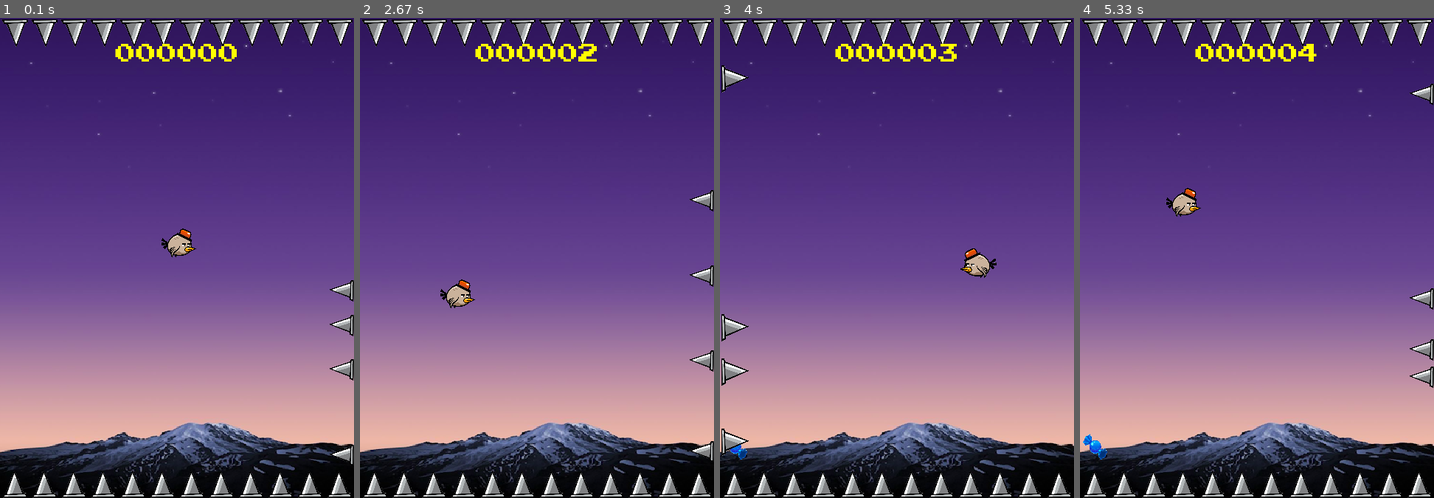
Above: before the commit, frames 1-4 (left to right).
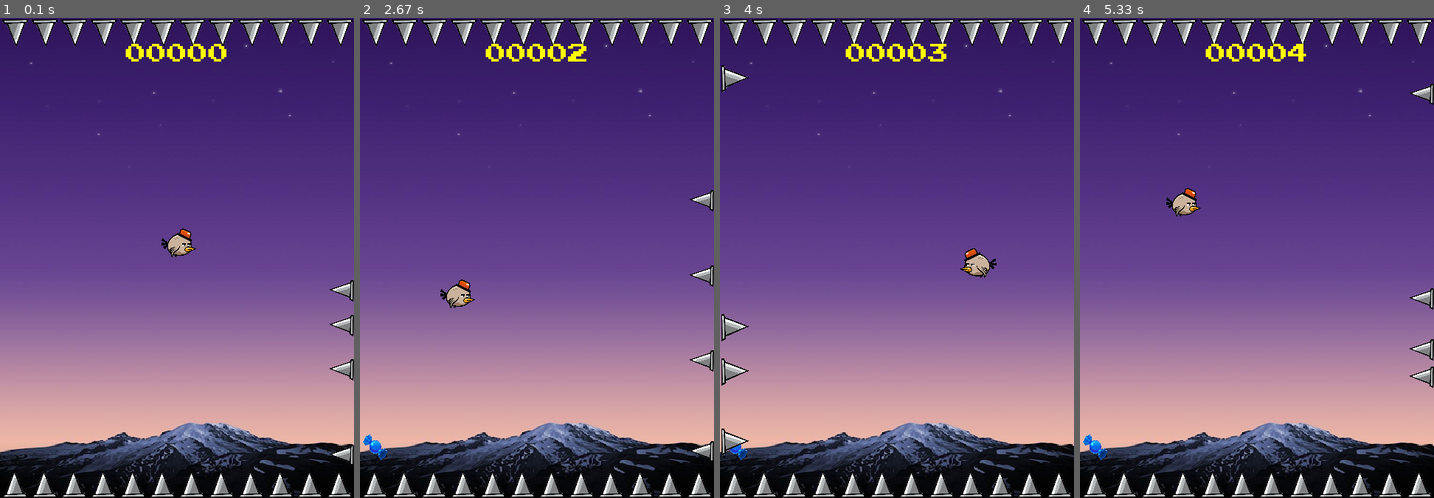
Above: after the commit, the same moments.

Repository: vitorpadovani/Pygame
Game: pygame game, started from main.py
Same seed, same stepped clock (60 frames per second), same inputs: the game is played once before the commit and once after it.
Inputs:
- Up to frame 1 (0.1 s): no input
- Up to frame 2 (2.67 s): tap Space at 0.33, 0.73, 1.03, 1.23, 1.57, 1.87, 2.63 s
- Up to frame 3 (4 s): tap Space at 2.97, 3.27, 3.8 s
- Up to frame 4 (5.33 s): tap Space at 4.1, 4.47, 4.87, 5.17 s

The runs differ from the first frame. In frame 1, 0.7% of the frame differs, in the area x 32-67%, y 5-10%; in frame 2, 0.8%, in the area x 0-67%, y 5-92%; in frame 3, 0.7%; in frame 4, 0.7%.

Commit message:
tentativa

Diff:
--- a/main.py
+++ b/main.py
@@ -215,8 +215,8 @@
 all_espinhos = pygame.sprite.Group()
 esp_e = pygame.sprite.Group()
 esp_d = pygame.sprite.Group()
+batida =  pygame.sprite.Group()
 bala_azul = pygame.sprite.Group()
-bala_preta = pygame.sprite.Group()
 bala_rosa = pygame.sprite.Group()
 bala_roxa = pygame.sprite.Group()
 bala_laranja = pygame.sprite.Group()
@@ -272,6 +272,7 @@
     if len(hits) == 0 and len(hits1) == 0 and len(hits2) == 0 and len(hits3) == 0: #and len(hits4) == 0:
         bala_rosa.add(balinha1)
 
+
 # ----- Inicia estruturas de dados
 game = True
 clock = pygame.time.Clock()
@@ -286,9 +287,12 @@
 all_espinhos.add(all_espinhos_cima)
 all_espinhos.add(all_espinhos_baixo)
 
-
 esp_e.add(all_espinhos_e)
 esp_d.add(all_espinhos_d)
+batida.add(all_espinhos_e)
+batida.add(all_espinhos_d)
+batida.add(all_espinhos_cima)
+batida.add(all_espinhos_baixo)
 
 # ===== Loop principal =====
 pygame.mixer.music.play(loops=-1)
@@ -315,10 +319,10 @@
     window.blit(background, (0, 0))
     # Desenha os sprites
     all_sprites.draw(window)
-    if player.score >= 3:
+    if player.score >= 2:
         bala_azul.draw(window)
 
-    if player.score >= 8:
+    if player.score >= 6:
         bala_rosa.draw(window)
 
     if player.indo_direita == True:
@@ -351,7 +355,7 @@
                 esp_d.add(espinho)
 
 
-    hits = pygame.sprite.spritecollide(player, all_espinhos, False, pygame.sprite.collide_mask)
+    hits = pygame.sprite.spritecollide(player, batida, False, pygame.sprite.collide_mask)
     if len(hits) != 0 and player.cor != 'rosa':
         game = False
 
@@ -370,7 +374,7 @@
         bala_sound.play()
 
     # Desenhando o score
-    text_surface = fonte_score.render("{:06d}".format(player.score), True, (255, 255, 0))
+    text_surface = fonte_score.render("{:05d}".format(player.score), True, (255, 255, 0))
     text_rect = text_surface.get_rect()
     text_rect.midtop = (WIDTH / 2,  35)
     window.blit(text_surface, text_rect)
